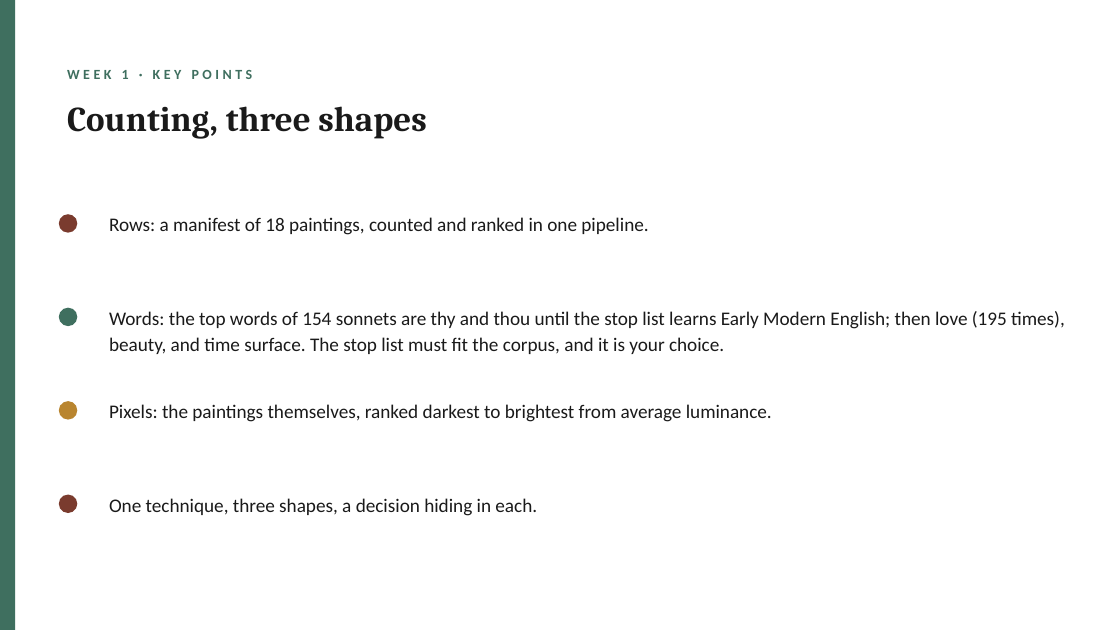
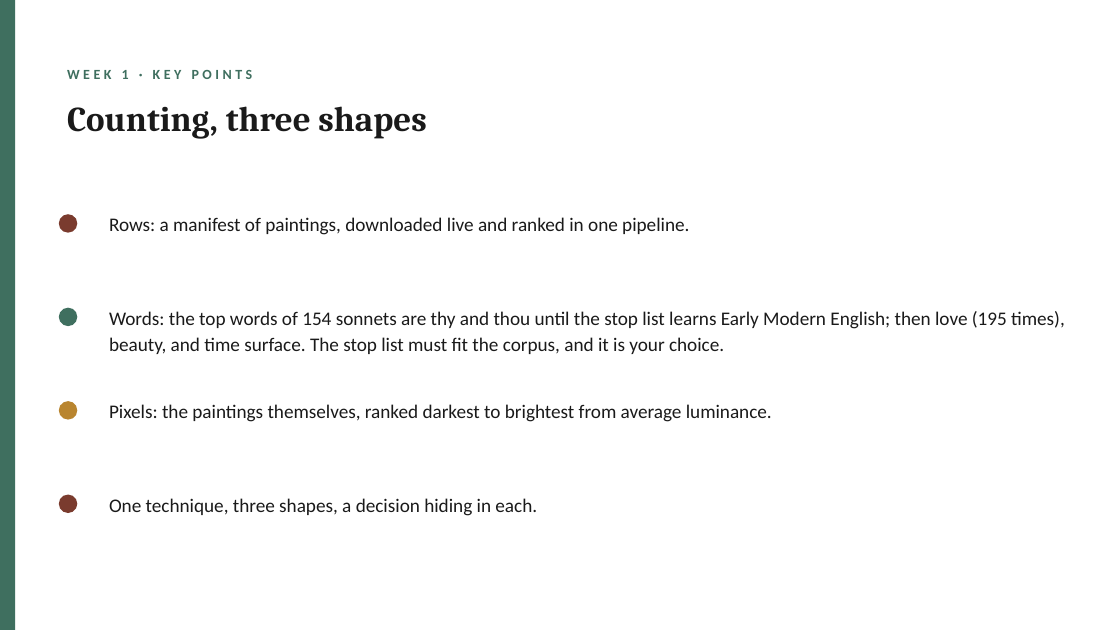
Before and after one commit to lucianli123/culture-as-data-2026, a slide deck: slide 14 of slides/pptx/week-01.pptx. Drawn at 1120x630 pixels with LibreOffice and Linux fonts; fonts in the diff are those of the drawing. Boxes give left, top, right and bottom in pixels: in the first picture for what was removed or moved away, otherwise in the second. Text is boxed around its words. In the diff, an @@ line names an element or a change of style, - is before the commit and + after.

Commit message:
Python basics cells in Week 1; all notebooks pull live from source (Gutenberg, Met API), cached-data references removed

```diff
--- a/slides/pptx/week-01.pptx
+++ b/slides/pptx/week-01.pptx
@@ text at box(109, 217, 689, 235): text changed @@
-Rows: a manifest of 18 paintings, counted and ranked in one pipeline.
+Rows: a manifest of paintings, downloaded live and ranked in one pipeline.
```
Also in this commit, not shown: 3 other slides changed, 24 other files.
